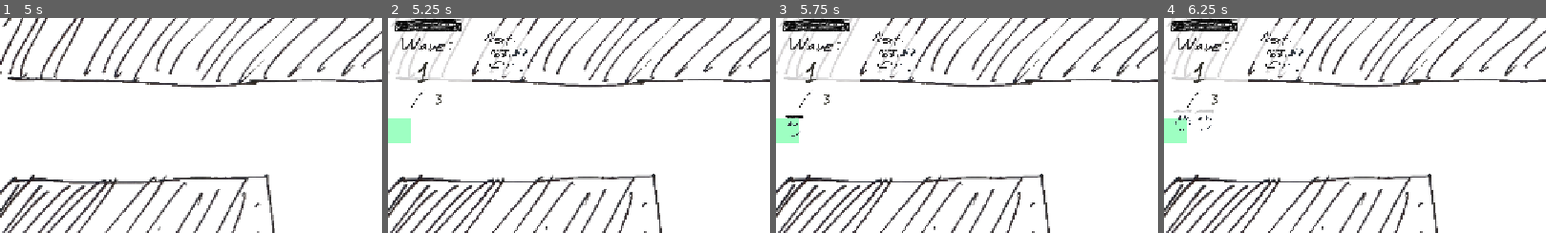
Above: before the commit, frames 1-4 (left to right).
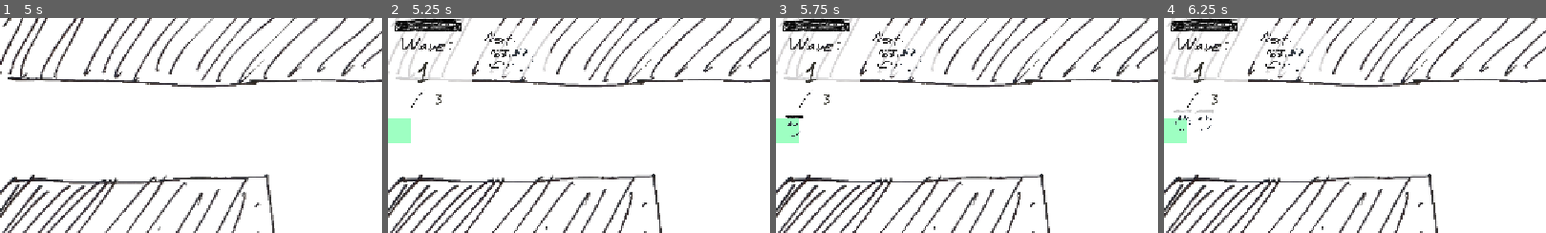
Above: after the commit, the same moments.

Repository: OzuYatamutsu/notebook-tower-defense
Game: Godot game, scene res://levels/MapSelect.tscn
Same seed, same stepped clock (60 frames per second), same inputs: the game is played once before the commit and once after it.
Inputs (mouse positions are % of the whole screen's width and height, from its top left):
- Up to frame 1 (5 s): click "Level 1" at 0.5 s; click "Test Level" at 1.25 s; click "Level 1" at 2 s; click "Test Level" at 2.75 s; click "Level 1" at 3.5 s; click "Test Level" at 4.25 s
- Up to frame 2 (5.25 s): click "Load map" at 5 s
- Up to frame 3 (5.75 s): no input
- Up to frame 4 (6.25 s): click (98, 22) at 5.75 s
The pictures show only the part of the screen within x 0-50%, y 2-52%; the shares and areas given below are measured in that part.

Frame 1 is identical in both runs. In frame 2, 0.2% of the frame differs, in the area x 36-43%, y 3-25%; in frame 3, 0.2%; in frame 4, 0.2%.

Commit message:
Scale selectedtowermeter bgrect with unique mob size of following wave

Diff:
--- a/components/SelectedTowerMeter.tscn
+++ b/components/SelectedTowerMeter.tscn
@@ -19,7 +19,7 @@
 layout_mode = 0
 offset_left = 29.0
 offset_top = 141.0
-offset_right = 538.0
+offset_right = 539.0
 offset_bottom = 580.0
 color = Color(1, 1, 1, 0.784314)
 
--- a/components/next_wave_meter.gd
+++ b/components/next_wave_meter.gd
@@ -1,7 +1,11 @@
 class_name NextWaveMeter
 extends Control
 
-@onready var NextMobSpriteContainer = $NextMobSpriteContainer
+const BGRECT_MIN_WIDTH_PIXELS = 540
+const MOB_WIDTH_PIXELS = 500
+
+@onready var NextMobSpriteContainer: HBoxContainer = $NextMobSpriteContainer
+@onready var BgRect: ColorRect = $BgRect
 
 func _ready() -> void:
     reset_next_mob_types()
@@ -25,3 +29,10 @@
         new_mob_sprite.texture = prototype_mob.get_node("Sprite").texture
         NextMobSpriteContainer.add_child(new_mob_sprite)
         prototype_mob.queue_free()
+
+        # Now scale the BgRect accordingly
+        BgRect.size.x = BGRECT_MIN_WIDTH_PIXELS + (
+            (unique_mob_types.size() - 1)
+            * MOB_WIDTH_PIXELS
+            * NextMobSpriteContainer.scale.x
+        )
